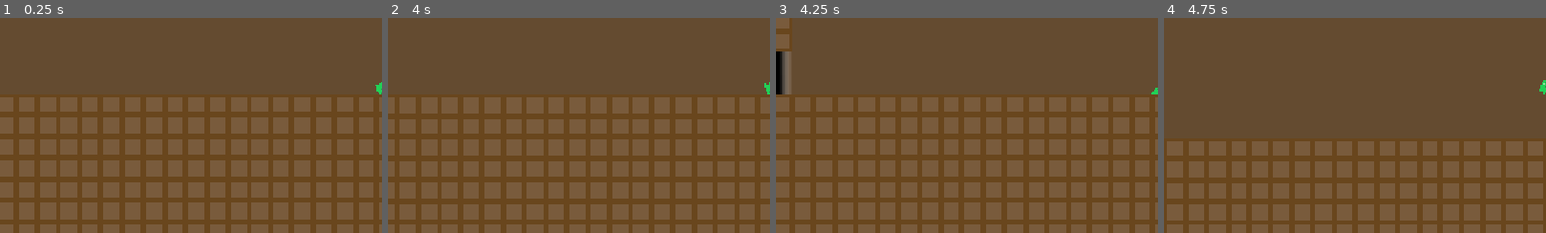
Above: before the commit, frames 1-4 (left to right).
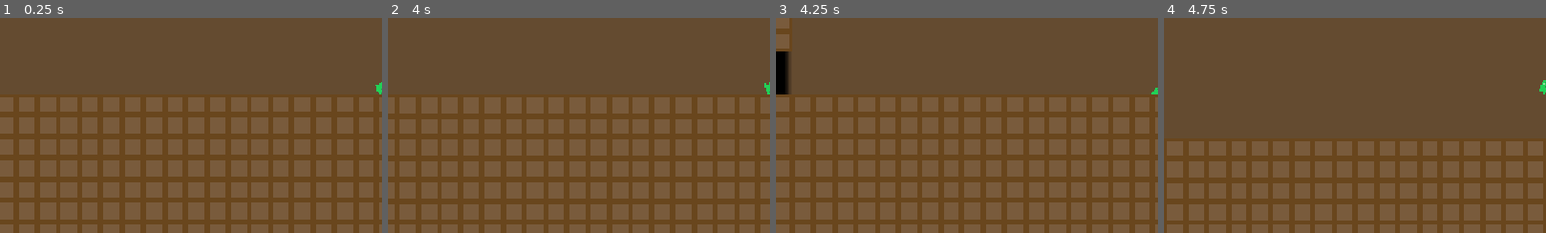
Above: after the commit, the same moments.

Repository: zach100gamer-sudo/little-slime-adventure
Game: Godot game, scene res://Scenes/gamemaster.tscn
The game is run twice, just before and just after one commit, with the same random seed, the same clock (stepped at 60 frames per second) and the same inputs.
Inputs:
- Up to frame 1 (0.25 s): no input
- Up to frame 2 (4 s): tap Enter at 0.5 s; hold D (walkright) 0.53-2.03 s; tap Space (jump) at 0.77, 1.52, 3.02, 3.77 s; hold A (walkleft) from 2.03 s (still down)
- Up to frame 3 (4.25 s): keep holding A (walkleft)
- Up to frame 4 (4.75 s): release A (walkleft) at 4.28 s; hold D (walkright) from 4.28 s (still down); tap Space (jump) at 4.52 s
The pictures show only the part of the screen within x 0-50%, y 50-100%; the shares and areas given below are measured in that part.

Frames 1-2 are identical in both runs. In frame 3, 0.5% of the frame differs, in the area x 1-4%, y 15-36%; in frame 4, nothing differs.

Commit message:
adjustments

Diff:
--- a/slime-adventure/Prefabs/loadingzone.tscn
+++ b/slime-adventure/Prefabs/loadingzone.tscn
@@ -3,8 +3,8 @@
 [ext_resource type="Script" uid="uid://cnt4gckqtcex2" path="res://scripts/loadingzone.gd" id="1_otsfj"]
 
 [sub_resource type="Gradient" id="Gradient_kipg7"]
-offsets = PackedFloat32Array(0.41509435, 1)
-colors = PackedColorArray(0, 0, 0, 1, 1, 1, 1, 0)
+offsets = PackedFloat32Array(0.6132075, 1)
+colors = PackedColorArray(0, 0, 0, 1, 0.012617188, 0.012617188, 0.012617188, 0)
 
 [sub_resource type="GradientTexture2D" id="GradientTexture2D_1vu1u"]
 gradient = SubResource("Gradient_kipg7")
